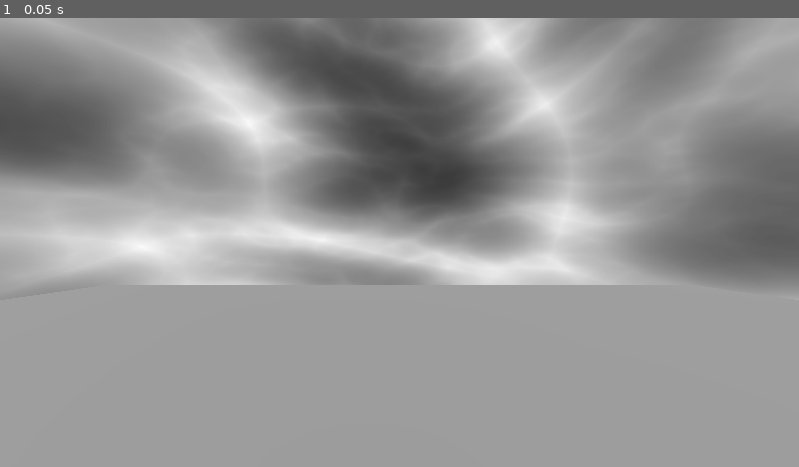
Above: before the commit, frame 1.
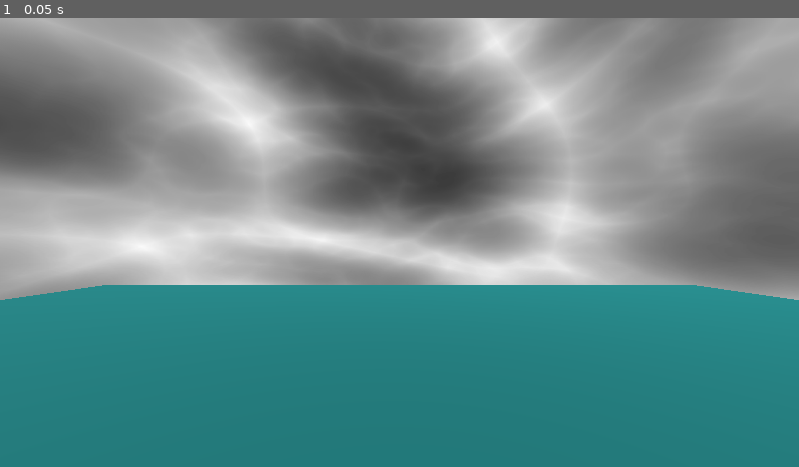
Above: after the commit, the same moment.

Repository: Schmizzle/CommunityGame
Game: Godot game, scene res://Levels/Gym/gym.tscn
Two runs of this game, one before a commit and one after it. Both use one fixed random seed, a clock stepped at 60 frames per second and the inputs below. The project has no main scene, so this scene is started directly.
Inputs:
- Up to frame 1 (0.05 s): no input

The runs differ from the first frame. In frame 1, 40% of the frame differs, in the area x 0-100%, y 59-100%.

Commit message:
change basic block color

Diff:
--- a/community-game/Environment/Gym/basic-block.tscn
+++ b/community-game/Environment/Gym/basic-block.tscn
@@ -1,6 +1,9 @@
 [gd_scene format=3 uid="uid://ba84msgb7twy3"]
 
 [sub_resource type="BoxMesh" id="BoxMesh_go0wd"]
+
+[sub_resource type="StandardMaterial3D" id="StandardMaterial3D_p7ogv"]
+albedo_color = Color(0, 0.4247642, 0.4282837, 1)
 
 [node name="BasicBlock" type="StaticBody3D" unique_id=239868963]
 collision_mask = 6
@@ -9,3 +12,4 @@
 
 [node name="MeshInstance3D" type="MeshInstance3D" parent="." unique_id=1268090775]
 mesh = SubResource("BoxMesh_go0wd")
+surface_material_override/0 = SubResource("StandardMaterial3D_p7ogv")
